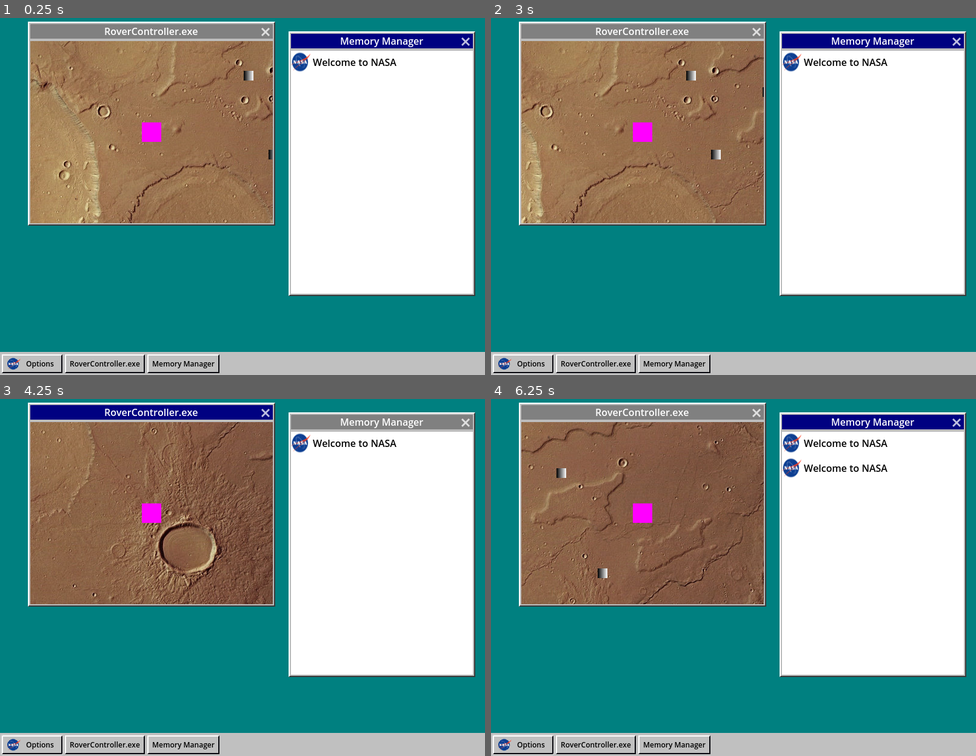
Above: before the commit, frames 1-4 (two rows, left to right).
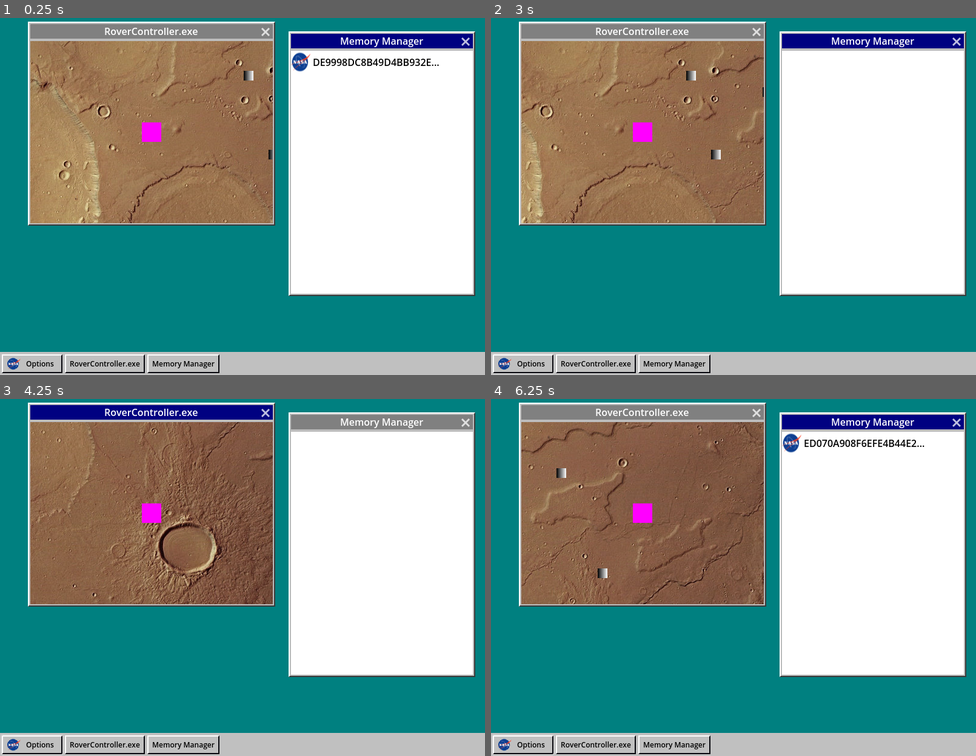
Above: after the commit, the same moments.

Repository: jerrutledge/Mars-Roverflow
Game: Godot game, scene res://scenes/Desktop.tscn
The game is run twice, just before and just after one commit, with the same random seed, the same clock (stepped at 60 frames per second) and the same inputs.
Inputs (mouse positions are in pixels of both pictures, inside the frame that each line leads up to):
- Up to frame 1 (0.25 s): no input
- Up to frame 2 (3 s): click "RoverController.exe" at 0.5 s; click "Memory Manager" at 1.25 s; click "Options" at 2 s; move the mouse to (840, 175) at 2.77 s; hold D (rover_right) from 2.78 s (still down); hold Backspace (delete) from 2.78 s (still down); click (840, 175) at 2.92 s
- Up to frame 3 (4.25 s): move the mouse to (145, 591) at 3.52 s; release D (rover_right) at 3.53 s; release Backspace (delete) at 3.53 s; hold S (rover_down) from 3.53 s (still down); tap Backspace (delete) at 3.6 s; click (145, 591) at 3.67 s
- Up to frame 4 (6.25 s): move the mouse to (782, 495) at 4.27 s; release S (rover_down) at 4.28 s; hold D (rover_right) 4.28-5.03 s; hold Backspace (delete) 4.28-5.03 s; click (782, 495) at 4.42 s; move the mouse to (709, 645) at 5.02 s; hold W (rover_up) 5.03-5.78 s; tap Backspace (delete) at 5.1 s; click (709, 645) at 5.17 s; move the mouse to (879, 627) at 5.77 s; hold A (rover_left) from 5.78 s (still down); hold Backspace (delete) from 5.78 s (still down); click (879, 627) at 5.92 s

The runs differ from the first frame. In frame 1, 0.3% of the frame differs, in the area x 64-91%, y 11-14%; in frame 2, 0.3%; in frame 3, 0.3%; in frame 4, 0.6%, in the area x 60-90%, y 11-23%.
Error before the commit: Parse Error: Identifier "text_window" not declared in the current scope. (res://src/mem_item.gd:34)

Commit message:
fixed window loading

Diff:
--- a/src/mem_item.gd
+++ b/src/mem_item.gd
@@ -3,6 +3,7 @@
 
 
 @onready var label = $HBoxContainer/Label
+@onready var text_window = preload("res://scenes/TextWindow.tscn")
 
 var hex_chars = "0123456789ABCDEF"
 var data : String = ""
@@ -29,13 +30,6 @@
 			var current_time = Time.get_ticks_msec()
 			if current_time - last_click_time < double_click_limit:
 				Global._on_open_item(self)
-				var manager = get_parent()
-				var desktop = manager.get_parent()
-				var window = text_window.instantiate()
-				window.position = Vector2(global_position.x + 400, global_position.y + 200)
-				window.title = label.text
-				window.get_node("Text").text = data
-				desktop.add_child(window)
 			else:
 				last_click_time = current_time
 		else:
